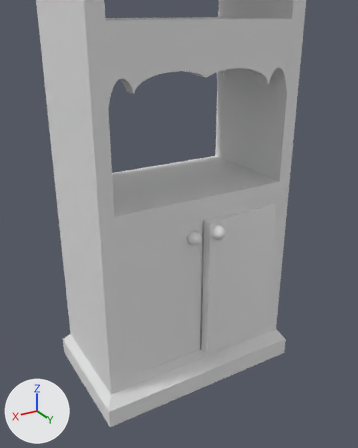
The Blender file BlenderModels/EstanteBajo.blend as it was, and as the next commit left it.
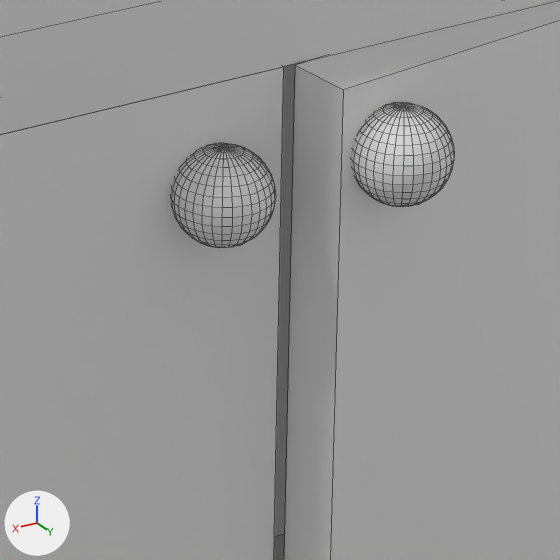
Each version is shown from a camera (50 mm lens) standing at (1.116, 2.503, 1.235) and looking at (0.028, 0.69, 0.329), then close up on the part from 46% to 67% of the width and 47% to 64% of the height. Arrows for +X, +Y and +Z are at lower left; the lights stay in place. The close-ups show mesh edges as thin lines.
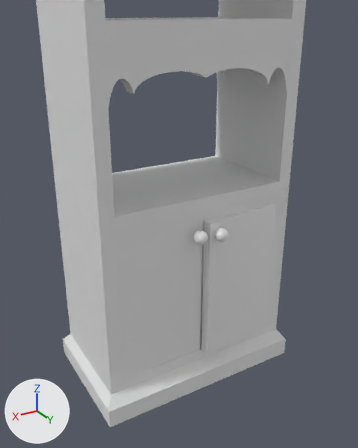
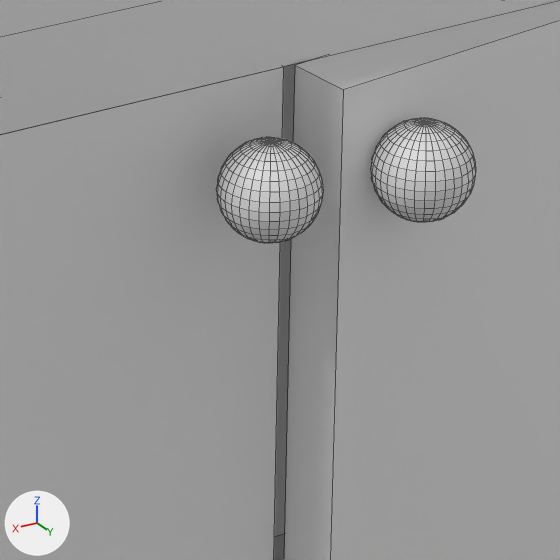
The newer file is also turned or shifted as a whole; pictures and numbers use the older file's frame.

Boxes (x1, y1, x2, y2) around the edits, measured in the close-ups (560 x 560 px):
'Sphere.001', mesh moved: before (352, 102, 454, 207); after (216, 137, 323, 243)
'Sphere', mesh moved: before (171, 143, 276, 248); after (371, 118, 476, 222)

The change, as a diff of the scene's bpy script:
```diff
--- a/BlenderModels/EstanteBajo.blend.py
+++ b/BlenderModels/EstanteBajo.blend.py
@@ me_sphere_001 @@
 me_sphere_001.from_pydata(...)  # 482 vertices, 512 faces; spans x -1.0..1.0, y -1.0..1.0, z -1.0..1.0
 # used by ob_sphere_001; location = (-0.1238, 0.7947, 0.2896); scale = (0.033, 0.033, 0.033)
+# me_sphere_001 part 1: the whole mesh is moved by (2.84, -0.25, -0.17)
@@ me_sphere @@
 me_sphere.from_pydata(...)  # 482 vertices, 512 faces; spans x -1.0..1.0, y -1.0..1.0, z -1.0..1.0
 # used by ob_sphere; location = (-0.019, 0.7503, 0.2684); scale = (0.033, 0.033, 0.033)
+# me_sphere part 2: the whole mesh is moved by (-3.46, 1.67, 0.37)
```
